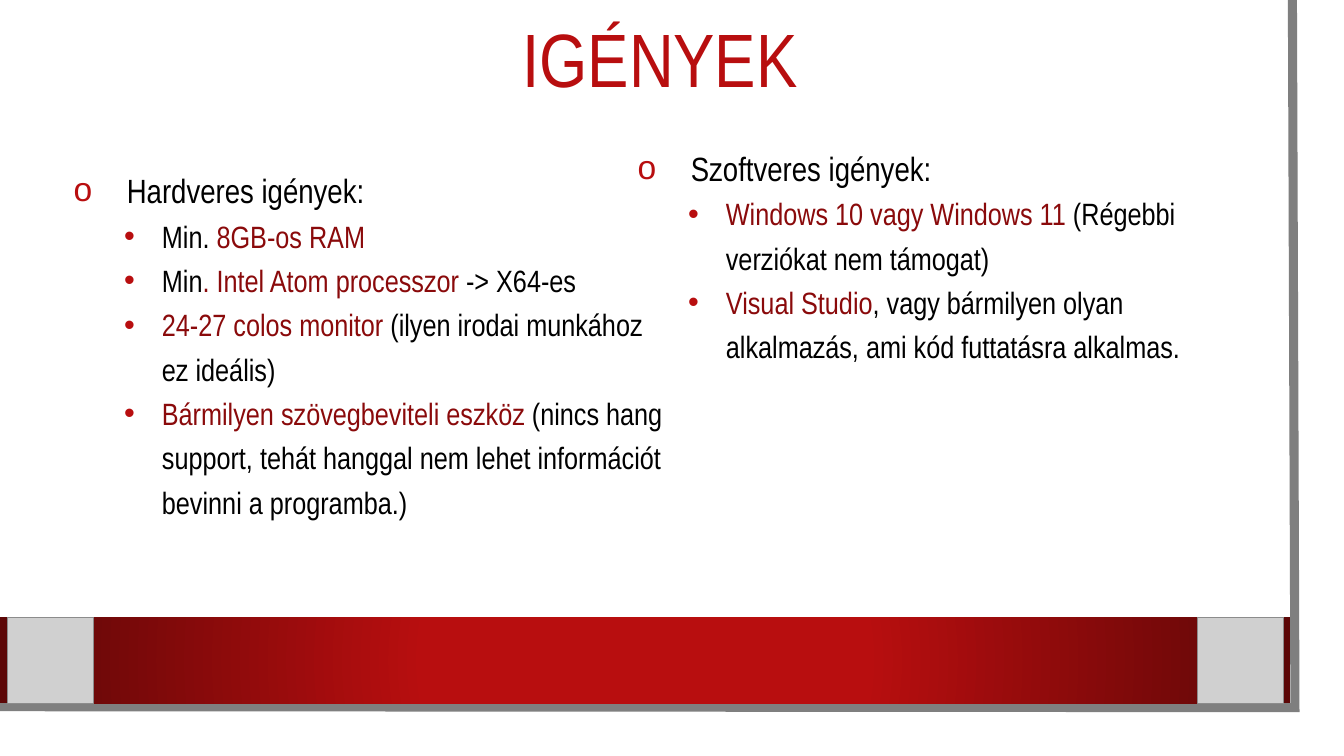
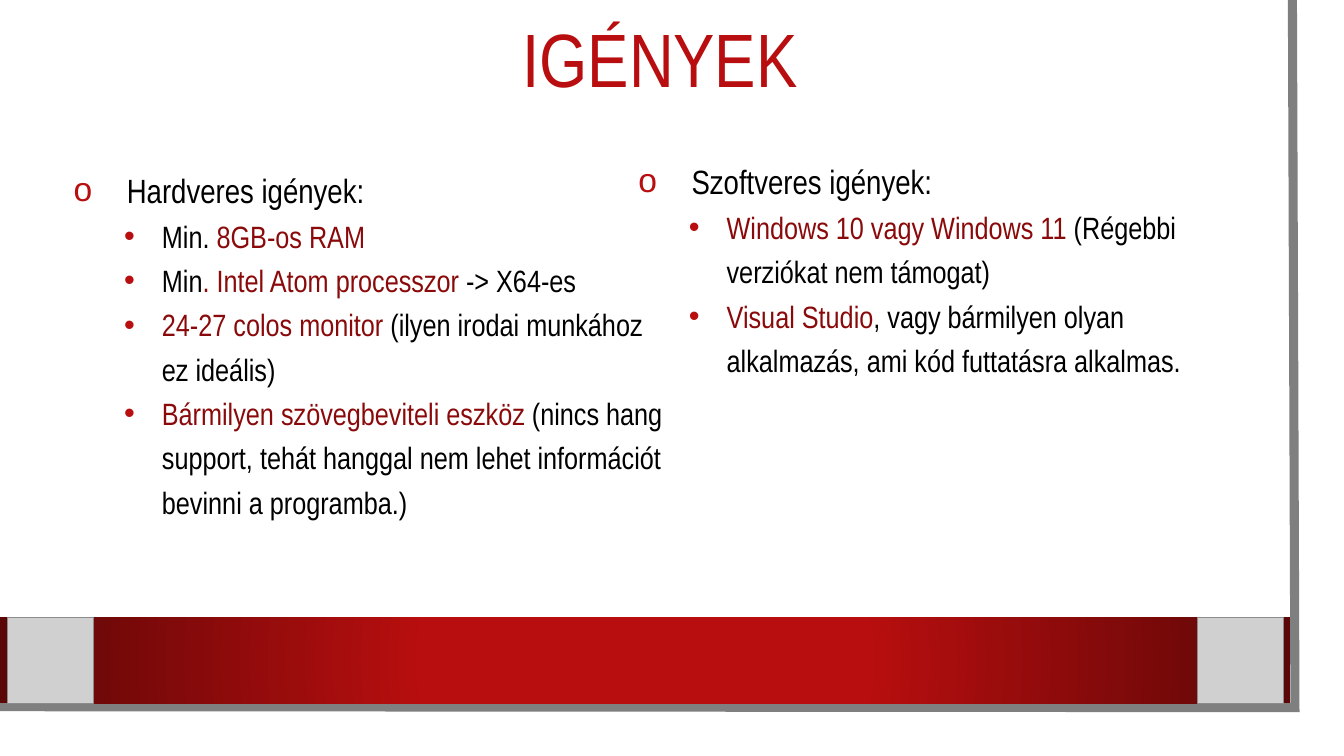
Before and after one commit to karpatililiana/Csapatmunka2.0, a slide deck: slide 5 of Programbemutató.pptx. Drawn at 1344x756 pixels with LibreOffice and Linux fonts; fonts in the diff are those of the drawing; grey boxes stand for pictures; background and template pictures are left out. Boxes give left, top, right and bottom in pixels: in the first picture for what was removed or moved away, otherwise in the second. Text is boxed around its words. In the diff, an @@ line names an element or a change of style, - is before the commit and + after.

Commit message:
Használat félig és Igények leírása és rendezése

```diff
--- a/Programbemutató.pptx
+++ b/Programbemutató.pptx
@@ text "Szoftveres igények:": place and size @@
-text "Szoftveres igények:" at bbox=[691, 156, 1179, 362]
+text "Szoftveres igények:" at bbox=[692, 169, 1180, 376]
```
Also in this commit, not shown: 1 other slide changed, 1 slide added, 1 slide removed.
